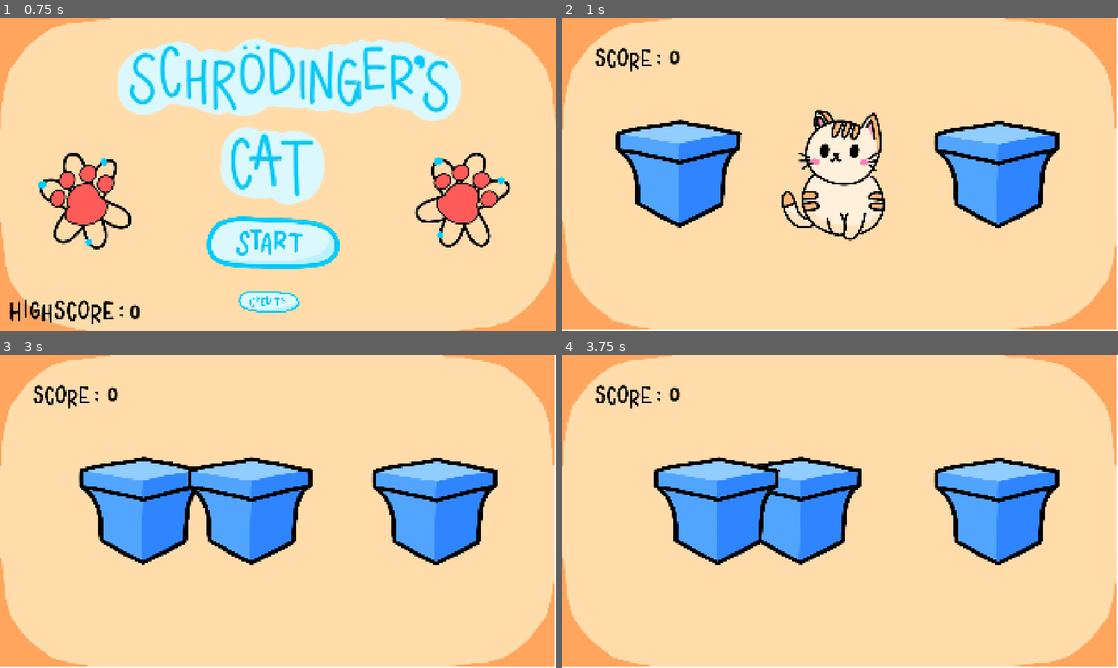
Above: before the commit, frames 1-4 (two rows, left to right).
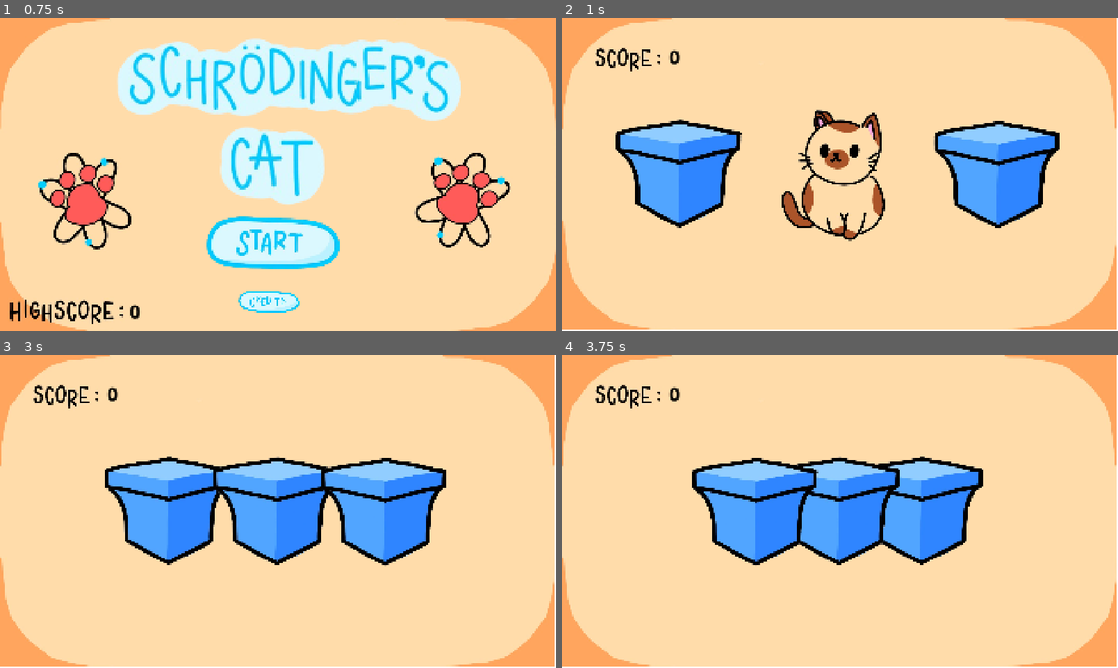
Above: after the commit, the same moments.

Repository: augustgrantham/gamejam2026
Game: Godot game, scene res://scenes/mainmenu.tscn
Same seed, same stepped clock (60 frames per second), same inputs: the game is played once before the commit and once after it.
Inputs (mouse positions are in pixels of both pictures, inside the frame that each line leads up to):
- Up to frame 1 (0.75 s): click (278, 224) at 0.5 s
- Up to frame 2 (1 s): no input
- Up to frame 3 (3 s): tap Enter at 1.25, 2.75 s; move the mouse to (116, 508) at 1.27 s; click (116, 508) at 1.42 s; tap Space at 2 s; move the mouse to (278, 508) at 2.02 s; click (278, 508) at 2.17 s; move the mouse to (433, 508) at 2.77 s; click (433, 508) at 2.92 s
- Up to frame 4 (3.75 s): move the mouse to (812, 574) at 3.52 s; click (812, 574) at 3.67 s

Frame 1 is identical in both runs. In frame 2, 3.9% of the frame differs, in the area x 39-59%, y 29-71%; in frame 3, 18%; in frame 4, 20%, in the area x 16-90%, y 32-68%.

Commit message:
Add cat variation

Diff:
--- a/where's-schrodinger's-cat-/scenes/box.tscn
+++ b/where's-schrodinger's-cat-/scenes/box.tscn
@@ -5,6 +5,9 @@
 [ext_resource type="Texture2D" uid="uid://nvs0hmex8ged" path="res://assets/new assets/box-open.png" id="3_brpd5"]
 [ext_resource type="Texture2D" uid="uid://0i6m6wq1ckp5" path="res://assets/new assets/cat.png" id="4_ry43h"]
 [ext_resource type="Texture2D" uid="uid://oin40kmfxk0k" path="res://assets/new assets/try-again-button.png" id="5_dijgj"]
+[ext_resource type="Texture2D" uid="uid://dxwylgywkchky" path="res://assets/new assets/cat2.png" id="5_faous"]
+[ext_resource type="Texture2D" uid="uid://c03qa3rr4ucd2" path="res://assets/new assets/cat3.png" id="6_wavyb"]
+[ext_resource type="Texture2D" uid="uid://da021mfwlts6c" path="res://assets/new assets/cat4.png" id="7_igdtg"]
 
 [sub_resource type="RectangleShape2D" id="RectangleShape2D_oq5cr"]
 size = Vector2(431, 373)
@@ -33,7 +36,31 @@
 "texture": ExtResource("4_ry43h")
 }],
 "loop": true,
-"name": &"cat!",
+"name": &"cat1",
+"speed": 5.0
+}, {
+"frames": [{
+"duration": 1.0,
+"texture": ExtResource("5_faous")
+}],
+"loop": true,
+"name": &"cat2",
+"speed": 5.0
+}, {
+"frames": [{
+"duration": 1.0,
+"texture": ExtResource("6_wavyb")
+}],
+"loop": true,
+"name": &"cat3",
+"speed": 5.0
+}, {
+"frames": [{
+"duration": 1.0,
+"texture": ExtResource("7_igdtg")
+}],
+"loop": true,
+"name": &"cat4",
 "speed": 5.0
 }, {
 "frames": [{
@@ -66,6 +93,6 @@
 
 [node name="AnimatedSprite2D" type="AnimatedSprite2D" parent="CharacterBody2D" unique_id=1548334732]
 sprite_frames = SubResource("SpriteFrames_faous")
-animation = &"closed"
+animation = &"cat4"
 
 [connection signal="input_event" from="CharacterBody2D" to="." method="_on_character_body_2d_input_event"]
--- a/where's-schrodinger's-cat-/scripts/box.gd
+++ b/where's-schrodinger's-cat-/scripts/box.gd
@@ -24,8 +24,16 @@
 func empty_box_animation():
 	anim.play("empty_box")
 	await anim.animation_finished
-func cat_hehe():
-	anim.play("cat!")
+func cat_hehe(cat):
+	match(cat):
+		1:
+			anim.play("cat1")
+		2:
+			anim.play("cat2")
+		3:
+			anim.play("cat3")
+		4:
+			anim.play("cat4")
 	await anim.animation_finished
 func closed():
 	anim.play("closed")
--- a/where's-schrodinger's-cat-/scripts/game.gd
+++ b/where's-schrodinger's-cat-/scripts/game.gd
@@ -8,6 +8,7 @@
 var round = 0
 var duration = 0.8
 var otherColors = 1
+var cat = 0
 @onready var scoreLabel = $CanvasLayer/scoreLabel
 @onready var box1 = $CanvasLayer/box1
 @onready var box2 = $CanvasLayer/box2
@@ -24,9 +25,11 @@
 	pass
 
 func startRound():
+	cat = randi_range(1,4)
 	round += 1
 	if(round > 5):
-		otherColors -= .1
+		if(round % 2 != 0):
+			otherColors -= .05
 	background.self_modulate = Color(1,otherColors,otherColors)
 	boxSelected = true
 	box1.closed()
@@ -34,7 +37,7 @@
 	box3.closed()
 	boxWithCat = randi_range(0,2)
 	winning_box_node = boxes[boxWithCat]
-	await showCat(boxes[boxWithCat])
+	await showCat(boxes[boxWithCat], cat)
 	for i in range(0,round):
 		var boxToSwap1 = randi_range(0,2)
 		var boxToSwap2 = randi_range(0,2)
@@ -64,7 +67,7 @@
 		AudioController.play_box_opening()
 		if (game_box == winning_box_node):
 			await game_box.open_box_animation()
-			game_box.cat_hehe()
+			game_box.cat_hehe(cat)
 			AudioController.play_cat_meow()
 			boxSelected = true
 			points += 1
@@ -77,7 +80,7 @@
 			boxSelected = true
 			await game_box.open_box_animation()
 			game_box.empty_box_animation()
-			winning_box_node.cat_hehe()
+			winning_box_node.cat_hehe(cat)
 			boxSelected = true
 			if(points > AudioController.get_highscore()):
 				AudioController.set_highscore(points)
@@ -104,8 +107,8 @@
 	tween.tween_property(second_box, "position:x", column_positions[col_a], speed)
 	# Wait for the swap to finish before allowing more clicks
 	await tween.finished
-func showCat(box):
-	box.cat_hehe()
+func showCat(box, cat):
+	box.cat_hehe(cat)
 	await get_tree().create_timer(1.5).timeout
 	box.closed()
 	await get_tree().create_timer(0.5).timeout
